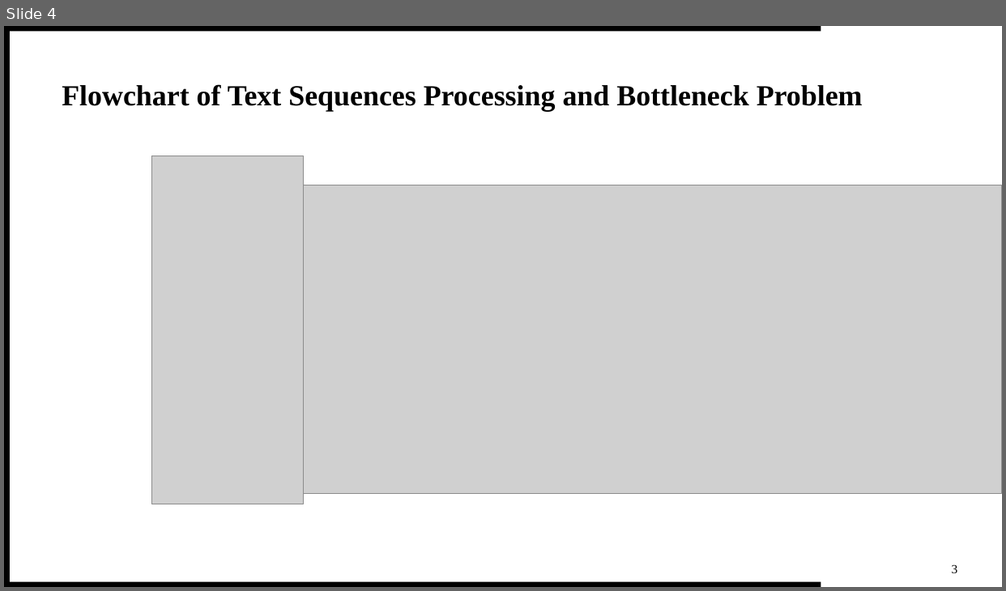
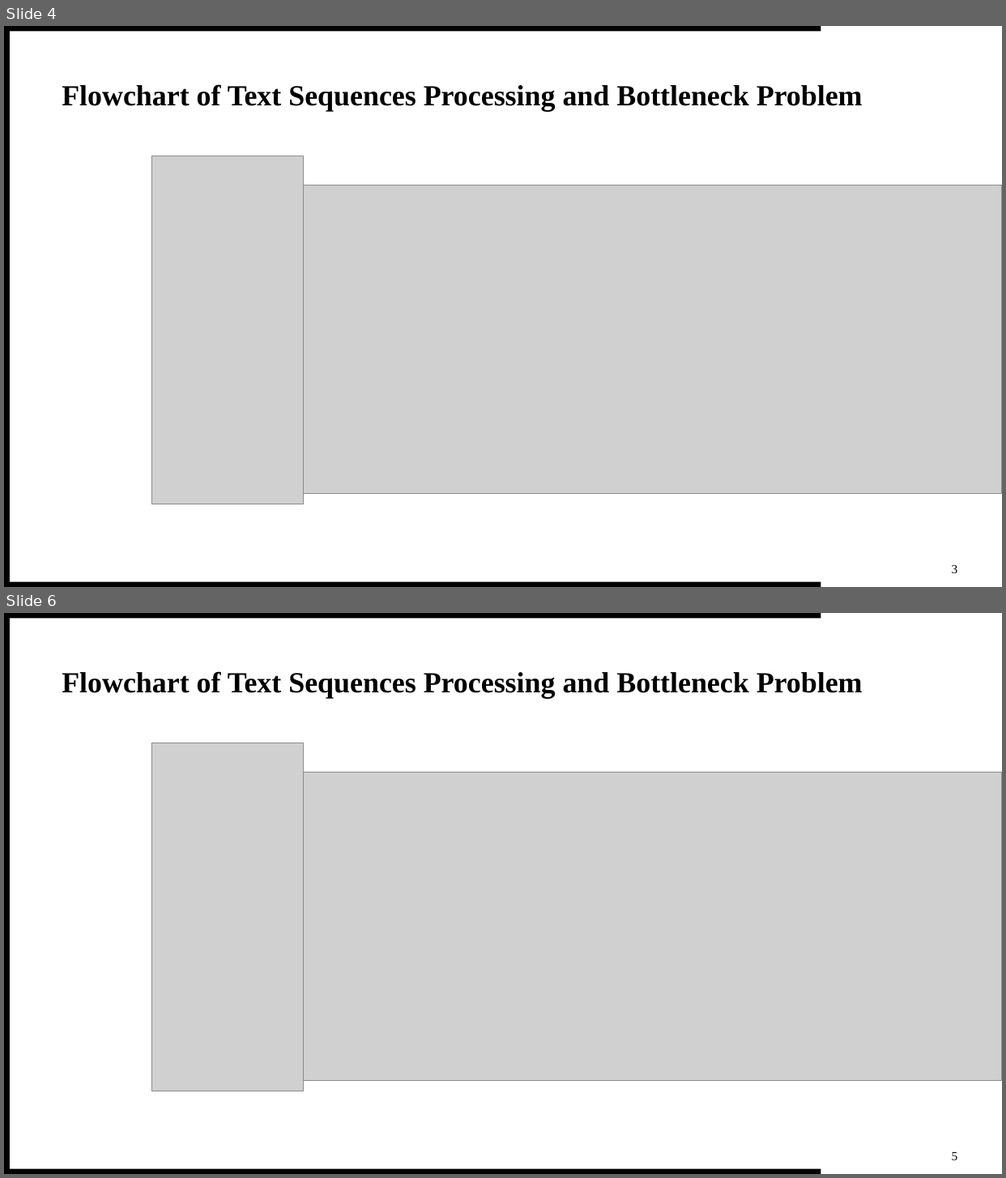
Before and after one commit to theQuert/inlpfun, a slide deck: Lab/REP.pptx. Shown one above the other, each under a label of ours: slide 4 before the commit, slides 4 and 6 after it; the slides between them are not shown. The pictures are 1006x591 and 1006x1178 pixels, drawn with LibreOffice and Linux fonts; fonts in the diff are those of the drawing; grey boxes stand for pictures. Boxes give left, top, right and bottom in pixels: in the first picture for what was removed or moved away, otherwise in the second. Text is boxed around its words. In the diff, an @@ line names an element or a change of style, - is before the commit and + after.

```diff
--- a/Lab/REP.pptx
+++ b/Lab/REP.pptx
@@ slide 6 added at (x1=4, y1=613, x2=1002, y2=1174), background #FFFFFF; not listed: 3 template elements that a slide beside it also shows @@
@@ text added at (x1=62, y1=671, x2=863, y2=698), 28 pt, text #000000, bold @@
+Flowchart of Text Sequences Processing and Bottleneck Problem
@@ picture added at (x1=152, y1=743, x2=304, y2=1092) @@
@@ picture added at (x1=267, y1=773, x2=1002, y2=1081) @@
@@ text added at (x1=952, y1=1152, x2=958, y2=1161), 12 pt, text #000000 @@
+5
```
Also in this commit, not shown: 18 slides changed, 1 other file.
